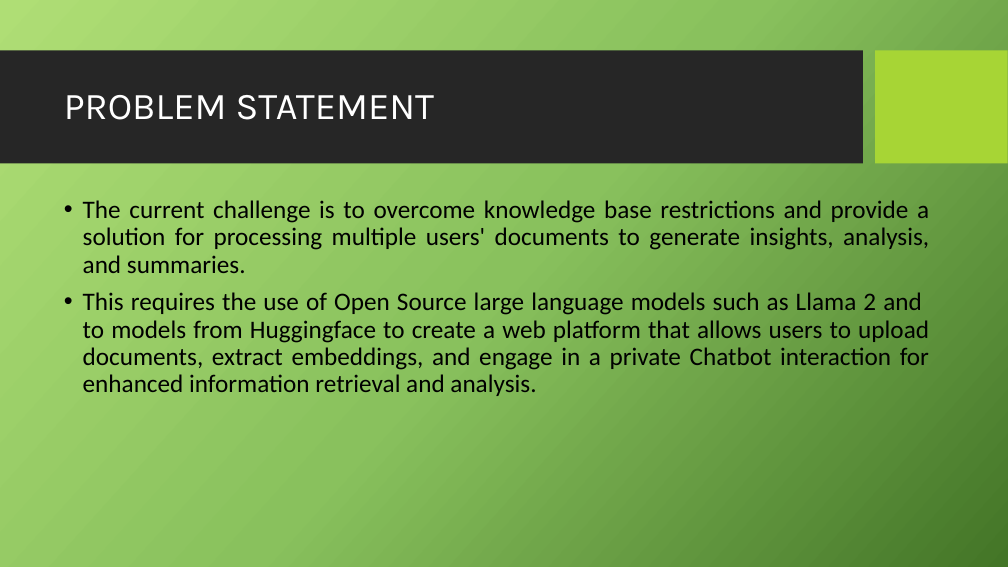
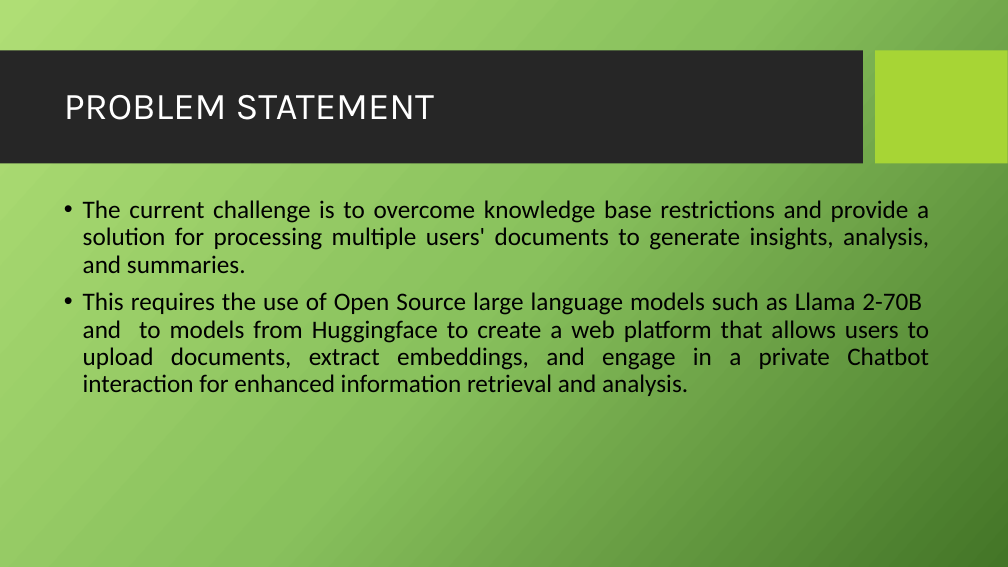
Before and after one commit to Charanvigneshnr/Intelligent-MultiDoc-QnA-Platform, a slide deck: slide 2 of docs/Intelligent-MultiDoc-QnA-Platform - Copy.pptx. Drawn at 1008x567 pixels with LibreOffice and Linux fonts; fonts in the diff are those of the drawing; background and template pictures are left out. Boxes give left, top, right and bottom in pixels: in the first picture for what was removed or moved away, otherwise in the second. Text is boxed around its words. In the diff, an @@ line names an element or a change of style, - is before the commit and + after.

Commit message:
Updated documents

```diff
--- a/docs/Intelligent-MultiDoc-QnA-Platform - Copy.pptx
+++ b/docs/Intelligent-MultiDoc-QnA-Platform - Copy.pptx
@@ text at (83, 292, 929, 396): text changed @@
-• This requires the use of Open Source large language models such as Llama 2 and to models from Huggingface to create a web platform that allows users to upload documents, extract embeddings, and engage in a private Chatbot interaction for enhanced information retrieval and analysis.
+• This requires the use of Open Source large language models such as Llama 2-70B and to models from Huggingface to create a web platform that allows users to upload documents, extract embeddings, and engage in a private Chatbot interaction for enhanced information retrieval and analysis.
```
Also in this commit, not shown: 2 other slides changed, 4 other files.
